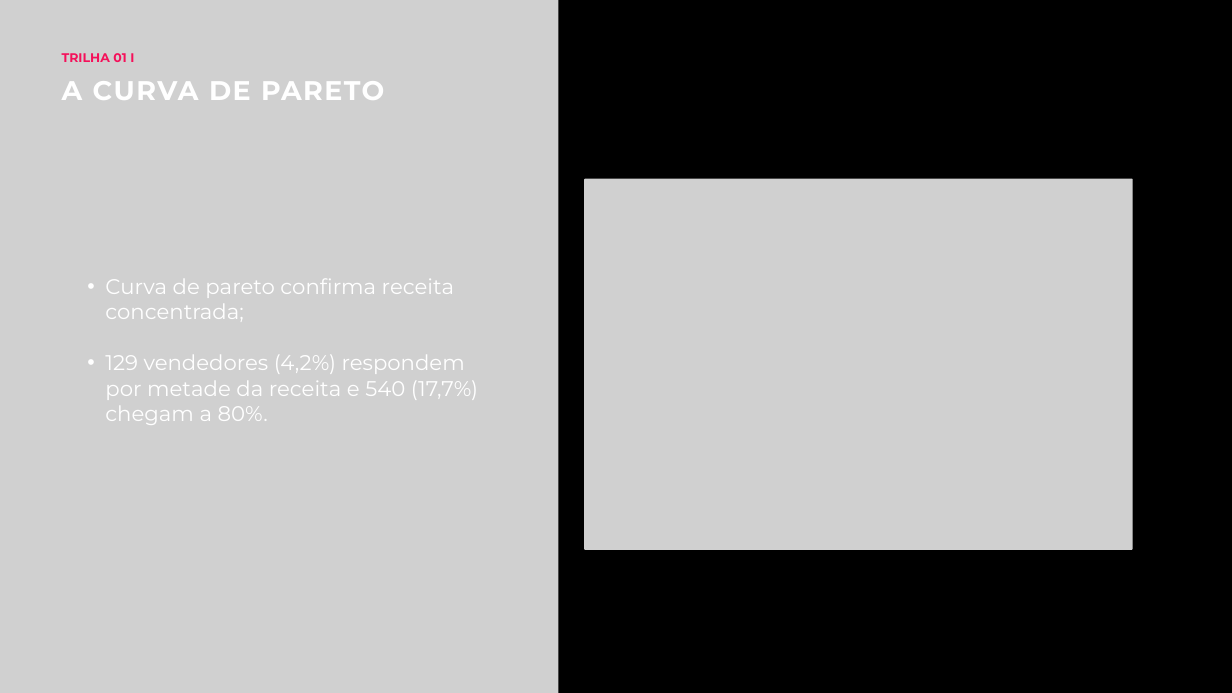
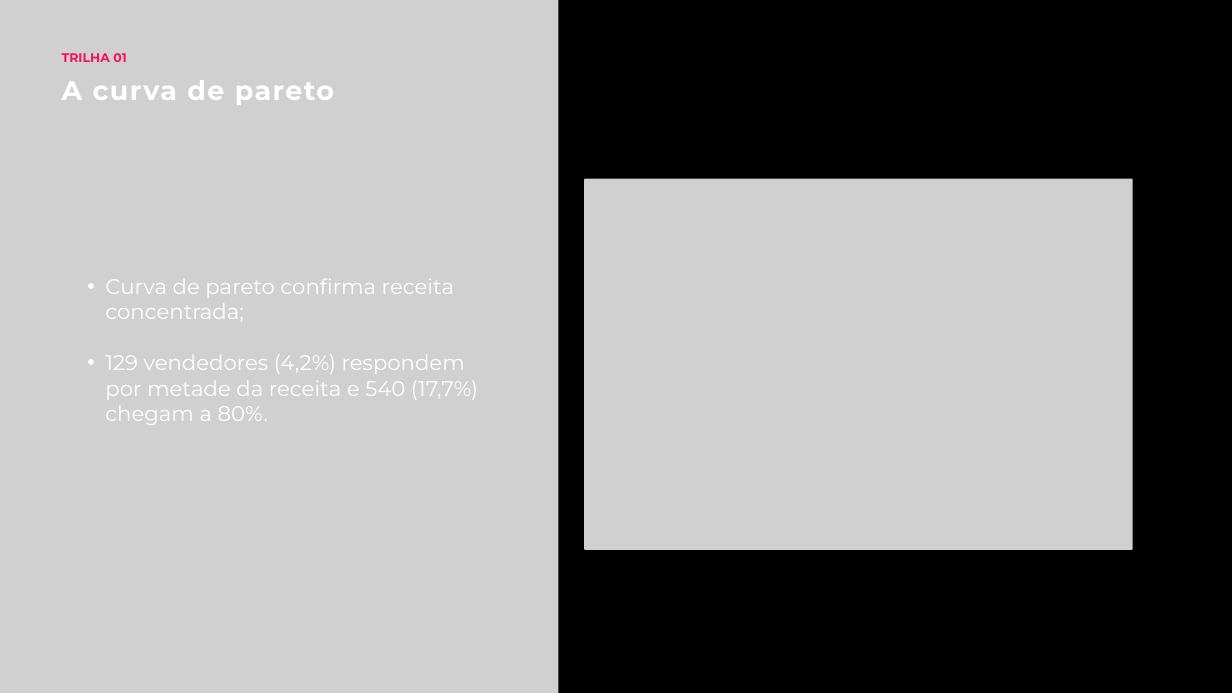
Before and after one commit to lrodrigues168/fiap-tech-challenge-olist, a slide deck: slide 4 of docs/Slide - Apresentação executiva.pptx. Drawn at 1232x693 pixels with LibreOffice and Linux fonts; fonts in the diff are those of the drawing; grey boxes stand for pictures. Boxes give left, top, right and bottom in pixels: in the first picture for what was removed or moved away, otherwise in the second. Text is boxed around its words. In the diff, an @@ line names an element or a change of style, - is before the commit and + after.

```diff
--- a/docs/Slide - Apresentação executiva.pptx
+++ b/docs/Slide - Apresentação executiva.pptx
@@ text at (62, 53, 126, 62): text changed @@
-TRILHA 01 I
+TRILHA 01
@@ text at (62, 80, 334, 105): text changed @@
-A CURVA DE PARETO
+A curva de pareto
```
Also in this commit, not shown: 11 other slides changed.
